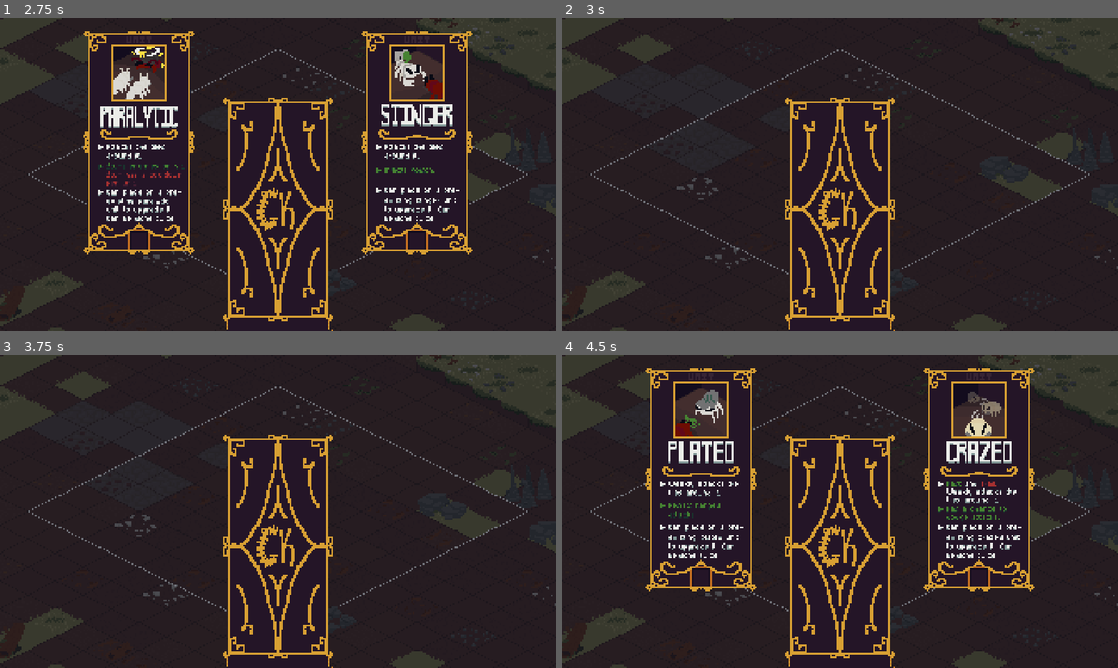
Above: before the commit, frames 1-4 (two rows, left to right).
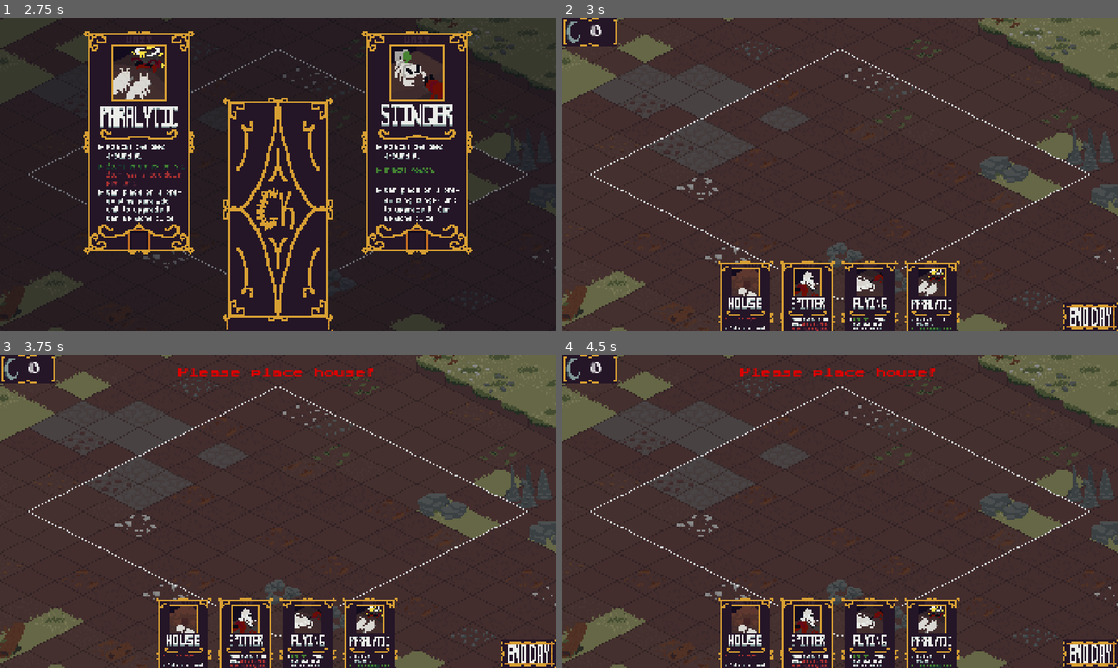
Above: after the commit, the same moments.

Repository: LogCheung/Critterking
Game: Godot game, scene res://World/Scenes/world.tscn
The game is run twice, just before and just after one commit, with the same random seed, the same clock (stepped at 60 frames per second) and the same inputs.
Inputs (mouse positions are in pixels of both pictures, inside the frame that each line leads up to):
- Up to frame 1 (2.75 s): click (500, 58) at 0.5 s; tap Enter (ui_accept) at 1.25, 1.52 s; move the mouse to (400, 158) at 1.27 s; press the mouse at (400, 158) at 1.28 s; release the mouse at (400, 158) at 2 s; click (272, 215) at 2 s
- Up to frame 2 (3 s): click (701, 143) at 2.77 s
- Up to frame 3 (3.75 s): click (528, 652) at 3.52 s
- Up to frame 4 (4.5 s): click (834, 552) at 4.27 s

Frame 1 is identical in both runs. In frame 2, 89% of the frame differs, in the area x 0-100%, y 0-100%; in frame 3, 89%; in frame 4, 87%.

Commit message:
fungi and zombified

Diff:
--- a/minibadkings/Units/Scenes/enemy.tscn
+++ b/minibadkings/Units/Scenes/enemy.tscn
@@ -516,6 +516,7 @@
 
 [sub_resource type="Animation" id="Animation_8inca"]
 resource_name = "death"
+length = 0.5
 step = 0.125
 tracks/0/type = "value"
 tracks/0/imported = false
--- a/minibadkings/Units/Scenes/unit.tscn
+++ b/minibadkings/Units/Scenes/unit.tscn
@@ -547,6 +547,7 @@
 
 [sub_resource type="Animation" id="Animation_t5nd1"]
 resource_name = "death"
+length = 0.5
 step = 0.125
 tracks/0/type = "value"
 tracks/0/imported = false
--- a/minibadkings/Units/Scripts/ally.gd
+++ b/minibadkings/Units/Scripts/ally.gd
@@ -78,6 +78,13 @@
 	var distToTarget = global_position.distance_to(nav.target_position)
 	if knocked:
 		move_and_slide()
+	if dashing:
+		if !target :
+			find_target()
+			dashing = false
+			return
+		var dir = global_position.direction_to(target.global_position)
+		move_to(dir,delta)
 		return
 
 	match action:
@@ -86,6 +93,9 @@
 			visible = true
 			return
 		ACTION.FORM:
+			# if zombie, can't go to formation cuz no group
+			if type == TYPE.ZOMBIFIED: return
+
 			anim.play("walk")
 			nav.target_position = formation_position.global_position
 			if distToTarget <= 2:
@@ -98,13 +108,6 @@
 				anim.stop()
 				return
 		ACTION.FIGHT:
-			if dashing:
-				if !target :
-					find_target()
-					return
-				var dir = global_position.direction_to(target.global_position)
-				move_to(dir,delta)
-				return
 			if attacking: return
 			find_target()
 			if distToTarget <= attackRange :
@@ -123,6 +126,8 @@
 				attack_cd.start()
 				attacking = true
 				return
+			elif !anim.is_playing() and type == TYPE.ZOMBIFIED:
+				anim.play("walk")
 		ACTION.STRAFE:
 			find_target()
 			if !target :
@@ -234,14 +239,25 @@
 			#damage = 1.5
 			#knock_chance = 100
 			#attack_cd.wait_time = 2
-			#poison_chance = 100
 		#TYPE.EXPLOSIVE:
 			#health = 3
 			#damage = 1
 			#attack_cd.wait_time = 2
-			#poison_chance = 100
 			#var death = anim.get_animation("death")
 			#death.length = 1
+		#TYPE.FUNGI:
+			#health = 2
+			#damage = 1
+			#attack_cd.wait_time = 2
+			#var death = anim.get_animation("death")
+			#death.length = 1
+		TYPE.ZOMBIFIED:
+			sprite_2d.texture = CRAZEDNORMALSE if level < 2 else UPCRAZEDNORMALSE
+			health = 1
+			damage = 0.75
+			speed = 60
+			attack_cd.wait_time = .5
+			visionRange = 200
 	set_up_vision()
 
 #func on_health_change() -> void:
@@ -328,15 +344,15 @@
 # select unit to select whole group of unit
 var under_mouse : bool = false
 func _on_behind_wall_mouse_entered() -> void:
-	if dead : return
+	if dead or type == TYPE.ZOMBIFIED : return
 	under_mouse = true
 	allyGroup._on_select_area_mouse_entered()
 func _on_behind_wall_mouse_exited() -> void:
-	if dead : return
+	if dead or type == TYPE.ZOMBIFIED: return
 	under_mouse = false
 	allyGroup._on_select_area_mouse_exited()
 func _on_behind_wall_input_event(viewport: Node, event: InputEvent, shape_idx: int) -> void:
-	if dead : return
+	if dead or type == TYPE.ZOMBIFIED: return
 	if allyGroup.is_under_mouse and event.is_action_pressed("select"):
 		allyGroup.selected = !allyGroup.selected
 		if allyGroup.selected:
--- a/minibadkings/Units/Scripts/enemy.gd
+++ b/minibadkings/Units/Scripts/enemy.gd
@@ -56,6 +56,14 @@
 	var distToTarget = global_position.distance_to(nav.target_position)
 	if knocked:
 		move_and_slide()
+	if dashing:
+		if !target :
+			find_target()
+			dashing = false
+			return
+		var dir = global_position.direction_to(target.global_position)
+		move_to(dir,delta)
+		return
 
 	match action:
 		ACTION.FORM:
@@ -72,13 +80,7 @@
 				anim.play("walk")
 				in_formation = false
 		ACTION.FIGHT:
-			if dashing:
-				if !target :
-					find_target()
-					return
-				var dir = global_position.direction_to(target.global_position)
-				move_to(dir,delta)
-				return
+
 			if attacking : return
 			find_target()
 			if target == null: target_in_range = false
@@ -223,7 +225,14 @@
 			damage = 1
 			attack_cd.wait_time = 2
 			poison_chance = 100
-
+		TYPE.ZOMBIFIED:
+			sprite_2d.texture = CRAZEDNORMALSE if level < 2 else UPCRAZEDNORMALSE
+			health = 1
+			damage = 0.75
+			speed = 60
+			attack_cd.wait_time = .5
+			visionRange = 200
+			become_active()
 
 func find_building() -> void:
 	var buildings = get_tree().get_first_node_in_group("BUILDINGSNODE").get_children()
--- a/minibadkings/Units/Scripts/group.gd
+++ b/minibadkings/Units/Scripts/group.gd
@@ -36,7 +36,6 @@
 	# attempt to make square formation
 	rows = max_size / columns
 	if max_size % columns != 0:  rows += 1
-	print(rows)
 
 	var new_row_margin = -(x_sep)
 	var vertical_off = -16 if max_size <= 9 else -20
--- a/minibadkings/Units/Scripts/projectile.gd
+++ b/minibadkings/Units/Scripts/projectile.gd
@@ -4,6 +4,7 @@
 @export var RANGE : float
 @export var DIRECTION : Vector2
 @export var damage : float
+@export var is_fungus : bool
 @export var is_enemy : bool
 
 const ENEMYPROJ = preload("res://Units/Assets/EnemyProjectile.png")
@@ -35,7 +36,7 @@
 		if target.decree == Decree.TYPE.DEFENSE:
 			damage -= .25
 		if target.type == Unit.TYPE.SHIELDED:
-			damage -= .75
+			damage -= .5
 		if target.dodge < (randi() % 100 + 1):
 		 # chance to ignore damage while also having reduced damage
 			#var rand = randi()
@@ -47,6 +48,11 @@
 			target.hitAnim(false)
 		if target.health <= 0:
 			target.start_death()
+
+			# create a zombified (crazed-like) ally at position if fungus
+			if is_fungus:
+				var unitsNode : UnitsNode = get_tree().get_first_node_in_group("UNITSNODE")
+				unitsNode.create_zombified(target.global_position,is_enemy)
 		queue_free()
 
 func _on_body_entered(body: Node2D) -> void:
--- a/minibadkings/Units/Scripts/unit.gd
+++ b/minibadkings/Units/Scripts/unit.gd
@@ -6,7 +6,7 @@
 }
 enum TYPE {
 	NONE, MELEE, SHIELDED, RANGED, #RHINO, EXPLOSIVE, FUNGI,
-	PARALYTIC, RESILIENT, STINGER,BOMBER,FLYING,CRAZED,
+	PARALYTIC, RESILIENT, STINGER,BOMBER,FLYING,CRAZED, ZOMBIFIED
 }
 enum STATUS {
 	NONE, STUNNED, POISONED, REGEN
@@ -68,7 +68,7 @@
 var attack_ready : bool
 var too_close : bool
 var dashing : bool
-var knocked : bool
+var knocked : bool = false
 var is_stunned : bool
 
 var dead : bool
@@ -85,6 +85,16 @@
 func _process(_delta: float) -> void:
 	is_stunned = statusArray.has(STATUS.STUNNED)
 	attack_ready = attack_cd.time_left <= 0
+
+	check_formation()
+
+func check_formation() -> void:
+	# zombie has no formation
+	if type == TYPE.ZOMBIFIED:
+		in_formation = false
+		distance_from_form = 2.0
+		return
+
 	distance_from_form = global_position.distance_to(formation_position.global_position)
 
 	if global_position.distance_to(formation_position.global_position) <= 2:
@@ -95,7 +105,6 @@
 		in_formation = true
 	else:
 		in_formation = false
-
 func handle_behind_wall() -> void:
 	is_behind_wall = true if $behindWall.has_overlapping_bodies() else false
 	# not liking but looks for closest tile by going all wall tiles and makes transparent
@@ -146,14 +155,15 @@
 	# Custom attacks such as ranged or dash attacks
 	if !target : return
 	if type == TYPE.RANGED:
-		var proj = preload("res://Units/Scenes/projectile.tscn").instantiate()
+		var proj = load("res://Units/Scenes/projectile.tscn").instantiate()
 		proj.DIRECTION = global_position.direction_to(target.global_position)
 		proj.global_position = global_position
 		proj.damage = damage
+		proj.is_fungus = true # type == TYPE.FUNGI
 		proj.is_enemy = self is Enemy
 		get_tree().get_first_node_in_group("WORLD").add_child(proj)
 	elif type == TYPE.BOMBER:
-		var proj = preload("res://Units/Scenes/bombard.tscn").instantiate()
+		var proj = load("res://Units/Scenes/bombard.tscn").instantiate()
 		proj.global_position = global_position
 		proj._target = target.global_position
 		proj.damage = damage
@@ -238,22 +248,23 @@
 		await get_tree().create_timer(.05).timeout
 		modulate.a = 1
 func start_death(destroy : bool = false) -> void:
-	unselected.emit()
-	if self is Ally : self.under_mouse = false
+	dead = true
 	status_sprite.visible = false
 	sprite_2d.material = null
 	process_mode = Node.PROCESS_MODE_DISABLED
 	anim.play("death")
 	await anim.animation_finished
 
-	dead = true
 	z_index = 0
 	modulate.a8 = 200
-	group.deadUnitsArray.append(self)
-
+
+	# remove from group unless is zombified
+	if type == TYPE.ZOMBIFIED : return
 	var unitArr = group.unitsArray
 	if unitArr.find(self) != -1 : unitArr.remove_at(unitArr.find(self))
 	group.unit_died.emit()
+	group.deadUnitsArray.append(self)
+
 	%Death.play()
 	#queue_free()
 
--- a/minibadkings/Units/Scripts/unit_group.gd
+++ b/minibadkings/Units/Scripts/unit_group.gd
@@ -3,7 +3,7 @@
 
 signal being_upgraded
 
-const UNIT : PackedScene = preload("res://Units/Scenes/unit.tscn")
+var UNIT : PackedScene = load("res://Units/Scenes/unit.tscn")
 
 @export var house : Building
 @export var conscripted : bool
--- /dev/null
+++ b/minibadkings/World/Scenes/units_node.gd
@@ -0,0 +1,15 @@
+extends Node2D
+class_name UnitsNode
+
+func create_zombified(pos : Vector2, is_enemy : bool):
+	var unit : Unit;
+	if is_enemy:
+		unit = preload("res://Units/Scenes/enemy.tscn").instantiate()
+	else:
+		unit = preload("res://Units/Scenes/unit.tscn").instantiate()
+	unit.type = Unit.TYPE.ZOMBIFIED
+	if unit is Enemy : unit.is_active = true
+	unit.level = 1
+	unit.global_position = pos
+
+	call_deferred("add_child",unit)
--- a/minibadkings/World/Scenes/world.tscn
+++ b/minibadkings/World/Scenes/world.tscn
@@ -1,7 +1,8 @@
-[gd_scene load_steps=6 format=3 uid="uid://bxqxjbkdfqn0q"]
+[gd_scene load_steps=7 format=3 uid="uid://bxqxjbkdfqn0q"]
 
 [ext_resource type="Script" uid="uid://dvsiuovo1wgp" path="res://World/Scripts/world.gd" id="1_fdxdb"]
 [ext_resource type="PackedScene" uid="uid://y0ju1mi4ih78" path="res://TileMap/Scenes/tile_world.tscn" id="1_jamle"]
+[ext_resource type="Script" uid="uid://djh4kkt8c6qxj" path="res://World/Scenes/units_node.gd" id="2_xvb7p"]
 [ext_resource type="Script" uid="uid://bjiaogu16dctd" path="res://World/Scripts/camera_2d.gd" id="2_yw7h8"]
 [ext_resource type="PackedScene" uid="uid://bhln07v3h2elp" path="res://UI/Scenes/ui.tscn" id="6_7qq3u"]
 
@@ -24,6 +25,7 @@
 unique_name_in_owner = true
 z_index = 1
 y_sort_enabled = true
+script = ExtResource("2_xvb7p")
 
 [node name="TileWorld" parent="Game" instance=ExtResource("1_jamle")]
 
--- a/minibadkings/World/Scripts/world.gd
+++ b/minibadkings/World/Scripts/world.gd
@@ -38,7 +38,6 @@
 func new_game() -> void:
 	# set up initial rolls
 	ui.rollArray.clear()
-	ui.rollArray.append(Card.ROLLTYPE.UNIT)
 	ui.rollArray.append(Card.ROLLTYPE.UNIT)
 
 	await get_tree().create_timer(.125).timeout
@@ -66,14 +65,14 @@
 	# add house card
 	for i in range(1):
 		add_house_card()
-	#for i in range(2):
-		#var hCard : Card = preload("res://UI/Scenes/card.tscn").instantiate()
-		#hCard.type = Card.CARDTYPE.PARALYTIC
-		#ui.hand.get_child(0).add_child(hCard)
-	#for i in range(2):
-		#var hCard : Card = preload("res://UI/Scenes/card.tscn").instantiate()
-		#hCard.type = Card.CARDTYPE.NURSERY
-		#ui.hand.get_child(0).add_child(hCard)
+	for i in range(1):
+		var hCard : Card = preload("res://UI/Scenes/card.tscn").instantiate()
+		hCard.type = Card.CARDTYPE.SPITTER
+		ui.hand.get_child(0).add_child(hCard)
+	for i in range(1):
+		var hCard : Card = preload("res://UI/Scenes/card.tscn").instantiate()
+		hCard.type = Card.CARDTYPE.FLYING
+		ui.hand.get_child(0).add_child(hCard)
 func add_house_card() -> void:
 	var hCard : Card = preload("res://UI/Scenes/card.tscn").instantiate()
 	hCard.type = Card.CARDTYPE.HOUSE
Not shown, added: minibadkings/World/Scenes/units_node.gd.uid
